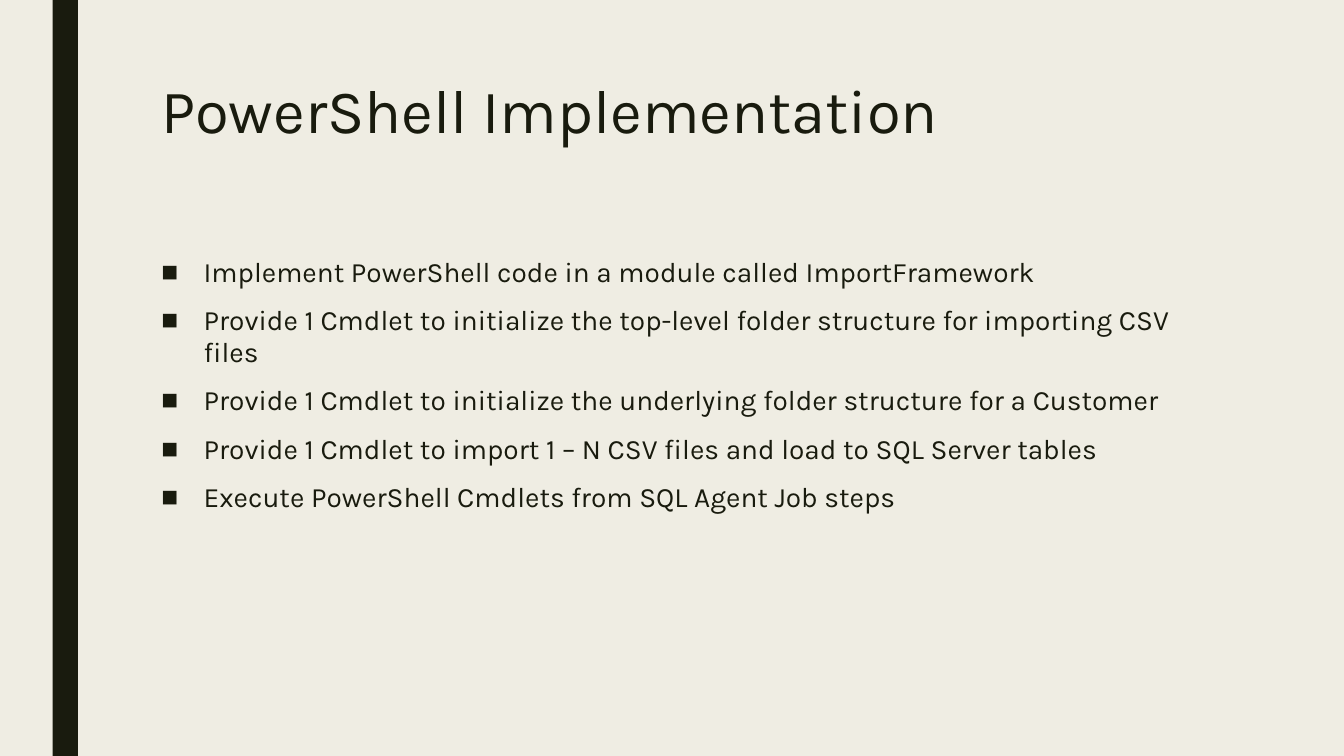
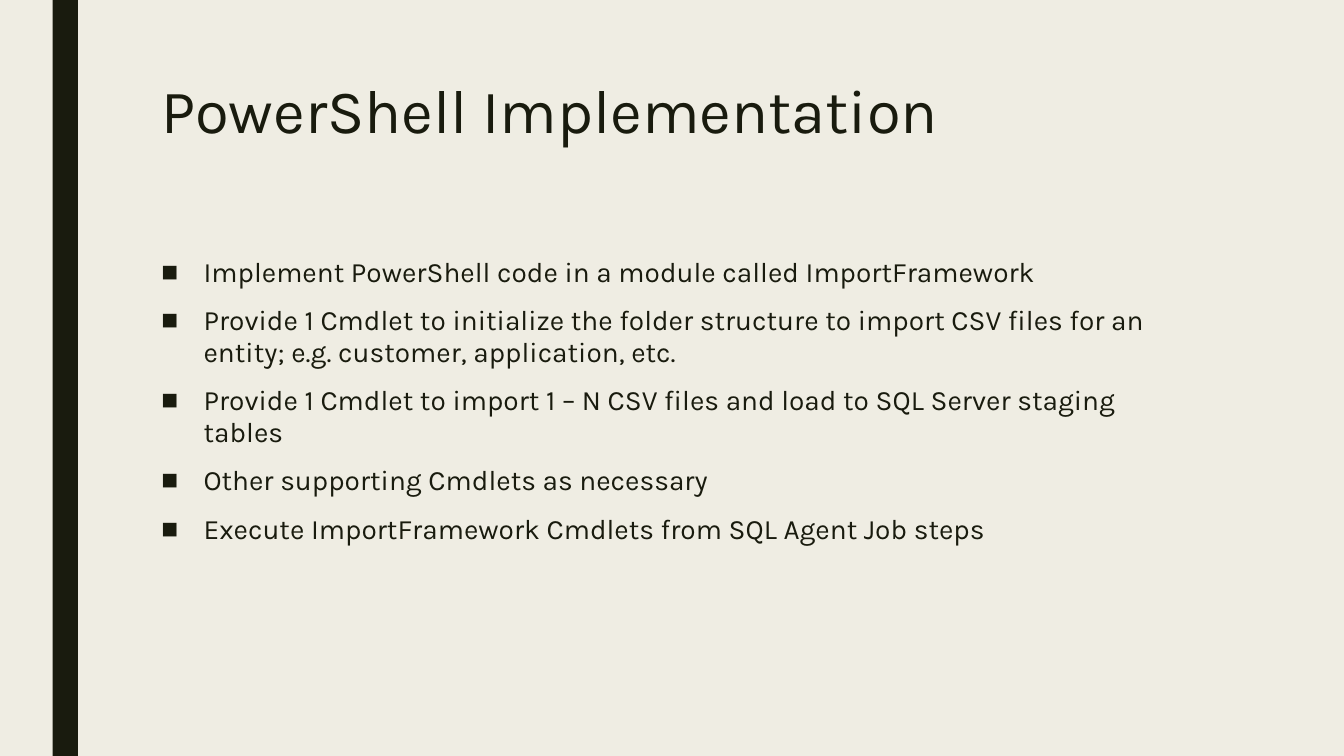
Before and after one commit to agent86ray/PowerShell-ETL-Framework, a slide deck: slide 5 of Powershell ETL framework.pptx (slide 4 before the commit). Drawn at 1344x756 pixels with LibreOffice and Linux fonts; fonts in the diff are those of the drawing. Boxes give left, top, right and bottom in pixels: in the first picture for what was removed or moved away, otherwise in the second. Text is boxed around its words. In the diff, an @@ line names an element or a change of style, - is before the commit and + after.

Commit message:
WIP

```diff
--- a/Powershell ETL framework.pptx
+++ b/Powershell ETL framework.pptx
@@ text at (204, 310, 1143, 546): text changed @@
-■ Provide 1 Cmdlet to initialize the top-level folder structure for importing CSV files
-■ Provide 1 Cmdlet to initialize the underlying folder structure for a Customer
-■ Provide 1 Cmdlet to import 1 – N CSV files and load to SQL Server tables
-■ Execute PowerShell Cmdlets from SQL Agent Job steps
+■ Provide 1 Cmdlet to initialize the folder structure to import CSV files for an entity; e.g. customer, application, etc.
+■ Provide 1 Cmdlet to import 1 – N CSV files and load to SQL Server staging tables
+■ Other supporting Cmdlets as necessary
+■ Execute ImportFramework Cmdlets from SQL Agent Job steps
```
Also in this commit, not shown: 3 other slides changed, 2 slides added, 1 slide removed.
